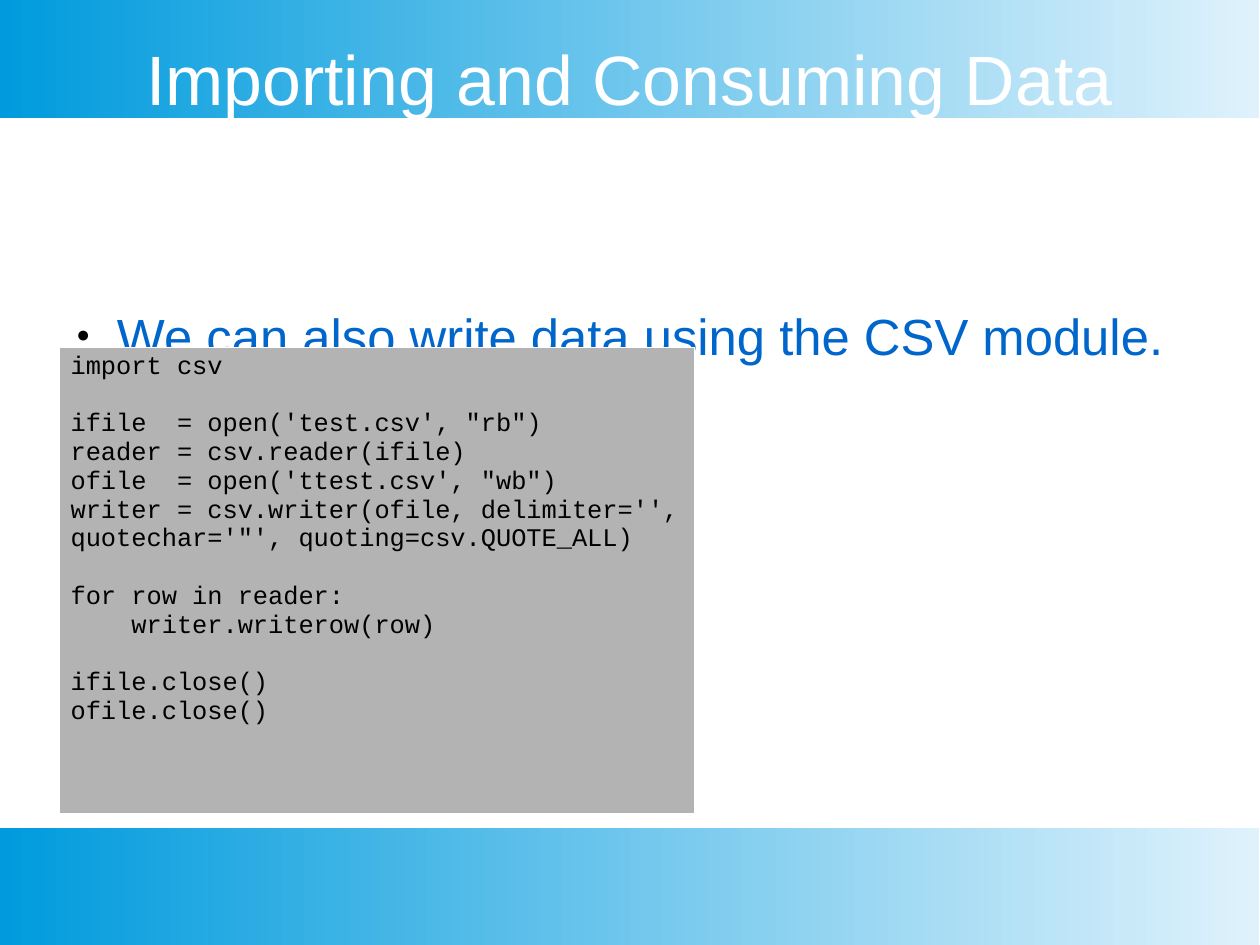
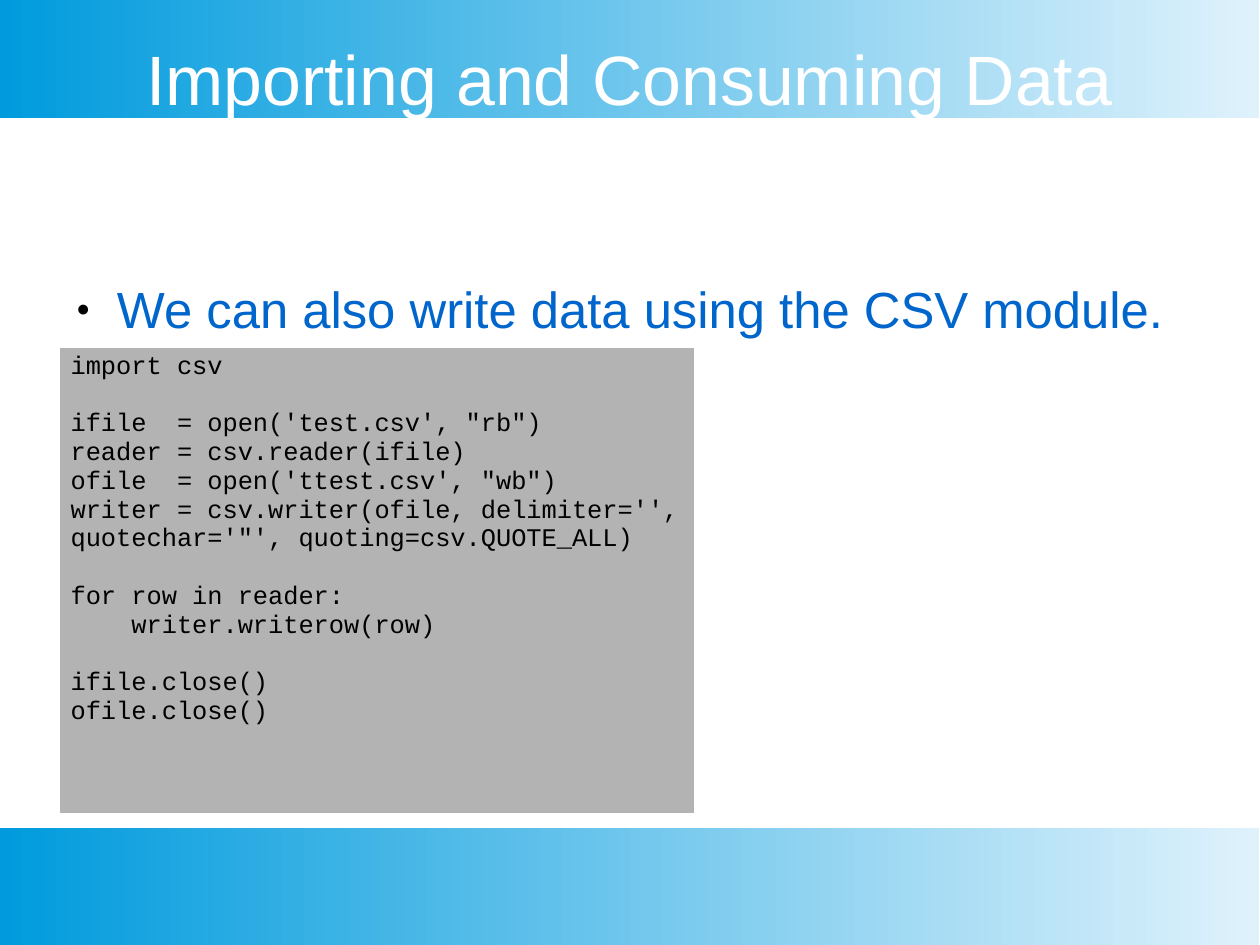
Before and after one commit to chankeypathak/CitiDataScience, a slide deck: slide 10 of docs/Module 3.pptx. Drawn at 1260x945 pixels with LibreOffice and Linux fonts; fonts in the diff are those of the drawing. Boxes give left, top, right and bottom in pixels: in the first picture for what was removed or moved away, otherwise in the second. Text is boxed around its words. In the diff, an @@ line names an element or a change of style, - is before the commit and + after.

Commit message:
Added more to the numpy and pandas slides.  Also added some material to Module 1

```diff
--- a/docs/Module 3.pptx
+++ b/docs/Module 3.pptx
@@ text "We can also write data ..." moved from (x1=117, y1=314, x2=1163, y2=365) to (x1=117, y1=291, x2=1163, y2=339) @@
@@ table resized from (x1=59, y1=348, x2=694, y2=729) to (x1=59, y1=348, x2=694, y2=813) @@
```
Also in this commit, not shown: 6 other slides changed, 7 other files.
